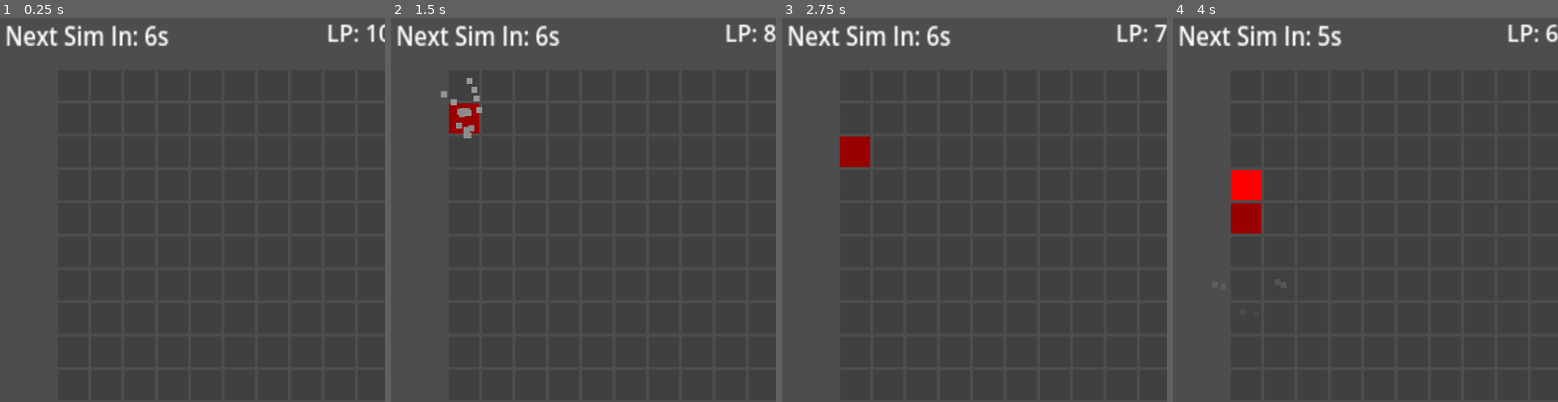
Above: before the commit, frames 1-4 (left to right).
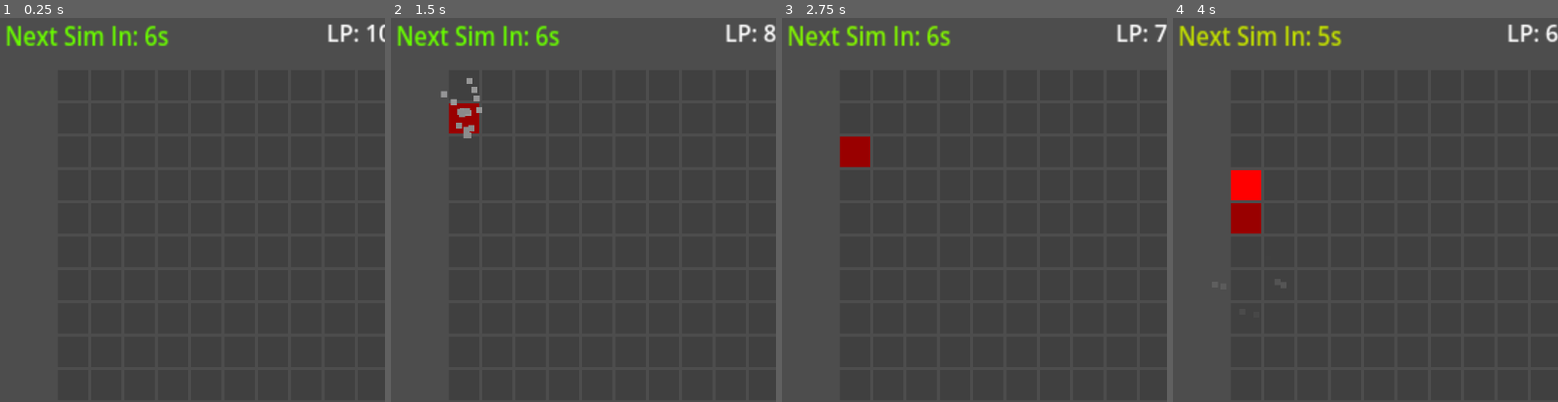
Above: after the commit, the same moments.

Repository: cyberneel/life-defense
Game: Godot game, scene res://scenes/game_scene.tscn
Same seed, same stepped clock (60 frames per second), same inputs: the game is played once before the commit and once after it.
Inputs (mouse positions are % of the whole screen's width and height, from its top left):
- Up to frame 1 (0.25 s): no input
- Up to frame 2 (1.5 s): tap Enter at 0.5 s; move the mouse to (9, 9) at 0.52 s; hold C (harvest_all) 0.53-1.28 s; click (9, 9) at 0.67 s; tap Space (next_sim_step) at 1.25 s; move the mouse to (9, 13) at 1.27 s; click (9, 13) at 1.35 s
- Up to frame 3 (2.75 s): tap Enter at 2 s; move the mouse to (9, 17) at 2.02 s; hold Space (next_sim_step) from 2.03 s (still down); click (9, 17) at 2.17 s
- Up to frame 4 (4 s): move the mouse to (9, 22) at 2.77 s; release Space (next_sim_step) at 2.78 s; tap C (harvest_all) at 2.85 s; click (9, 22) at 2.92 s; move the mouse to (9, 26) at 3.52 s; press the mouse at (9, 26) at 3.53 s
The pictures show only the part of the screen within x 0-50%, y 0-50%; the shares and areas given below are measured in that part.

The runs differ from the first frame. In frame 1, 1.2% of the frame differs, in the area x 1-44%, y 1-8%; in frame 2, 1.2%; in frame 3, 1.2%; in frame 4, 1.2%.

Commit message:
Made timer text color react to time left

Diff:
--- a/scenes/game_scene.tscn
+++ b/scenes/game_scene.tscn
@@ -1,6 +1,10 @@
-[gd_scene load_steps=2 format=3 uid="uid://ce8amd00v6hsp"]
+[gd_scene load_steps=3 format=3 uid="uid://ce8amd00v6hsp"]
 
 [ext_resource type="Script" path="res://scripts/grid_spawner.gd" id="2_i5ch3"]
+
+[sub_resource type="Gradient" id="Gradient_j37sc"]
+offsets = PackedFloat32Array(0, 0.481481, 1)
+colors = PackedColorArray(1, 0.14, 0.168667, 1, 1, 0.796078, 0, 1, 0.364706, 1, 0, 1)
 
 [node name="Game Scene" type="Node2D"]
 
@@ -11,7 +15,8 @@
 padding_px = 5
 update_interval = 6
 sim_timer_text = NodePath("../MarginContainer/Sim Step Timer Text")
-enemy_drop_interval = 2
+sim_timer_gradient = SubResource("Gradient_j37sc")
+enemy_drop_interval = 3
 life_points_text = NodePath("../MarginContainer3/Life Points Text")
 
 [node name="Simulate Next Step" type="Timer" parent="Grid Spawner"]
--- a/scripts/grid_spawner.gd
+++ b/scripts/grid_spawner.gd
@@ -8,6 +8,7 @@
 @export_category("Game Settings")
 @export var update_interval: int = 3
 @export var sim_timer_text: Label
+@export var sim_timer_gradient: Gradient
 @export var show_time_decimals: bool = false
 @export var enemy_drop_interval: int = 1
 @export var enemy_spawn_sim_time: int = 5
@@ -73,6 +74,7 @@
 	else:
 		time_left = str(ceil($"Simulate Next Step".time_left))
 	sim_timer_text.text = "Next Sim In: " + time_left + "s"
+	sim_timer_text.add_theme_color_override("font_color", sim_timer_gradient.sample($"Simulate Next Step".time_left/update_interval))
 
 	life_points_text.text = "LP: " + str(life_points)
 	pass
